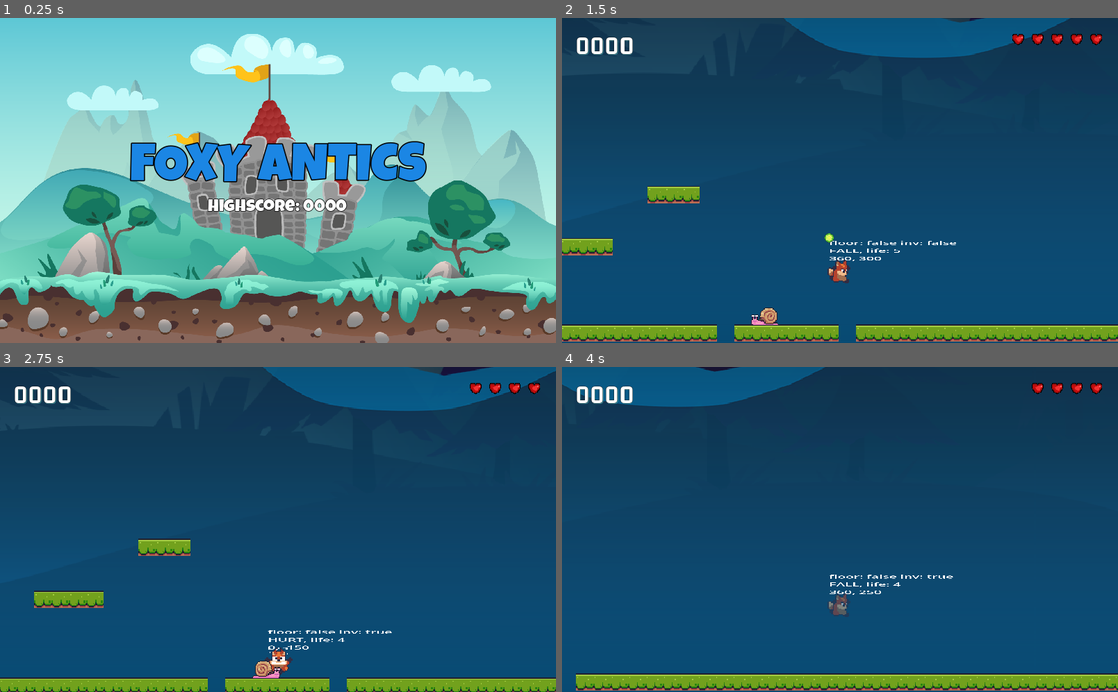
Above: before the commit, frames 1-4 (two rows, left to right).
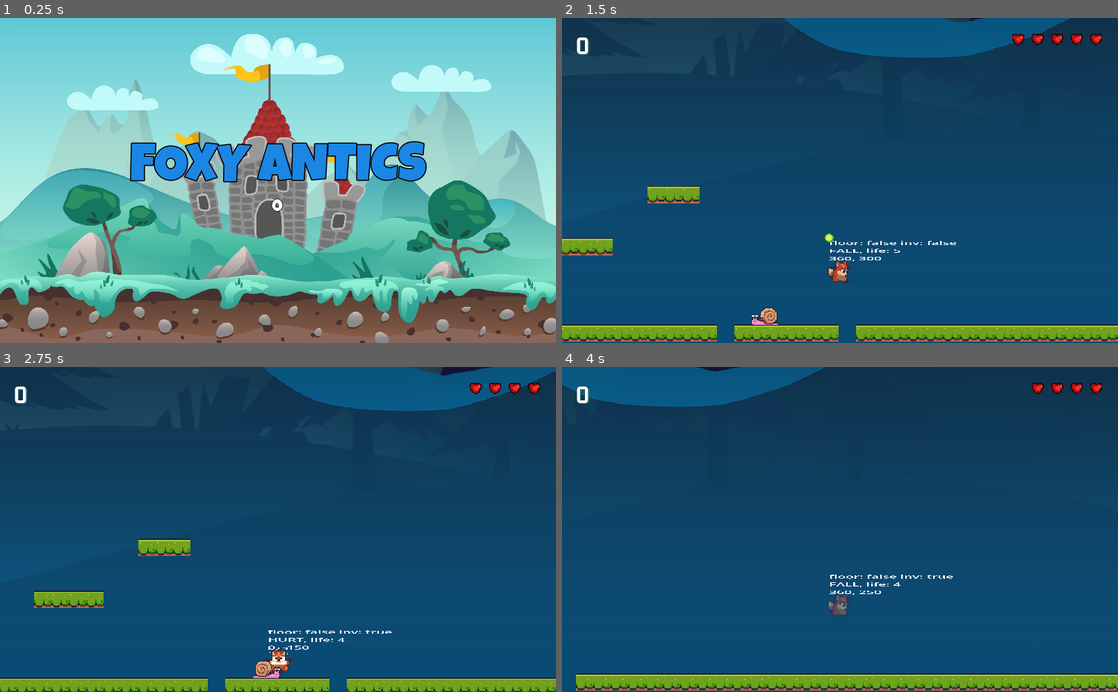
Above: after the commit, the same moments.

Repository: bluewind109/Foxy-Antics
Game: Godot game, scene res://main/main.tscn
Two runs of this game, one before a commit and one after it. Both use one fixed random seed, a clock stepped at 60 frames per second and the inputs below.
Inputs:
- Up to frame 1 (0.25 s): no input
- Up to frame 2 (1.5 s): tap Enter at 0.5 s; hold Right (right) from 0.53 s (still down); tap Space (jump) at 0.6, 0.77, 1.07 s; tap Ctrl (shoot) at 1.35 s
- Up to frame 3 (2.75 s): tap Space (jump) at 1.52, 1.55, 1.82, 2.1 s; release Right (right) at 2.03 s; hold Left (left) from 2.03 s (still down)
- Up to frame 4 (4 s): release Left (left) at 2.78 s; hold Right (right) from 2.78 s (still down); tap Ctrl (shoot) at 2.85 s; tap Space (jump) at 3.02, 3.05, 3.32, 3.6, 3.77 s

The runs differ from the first frame. In frame 1, 0.8% of the frame differs, in the area x 37-63%, y 55-60%; in frame 2, 0.3%; in frame 3, 0.3%; in frame 4, 0.3%.

Commit message:
Add score manager and update score UI

Diff:
--- a/hud/hud.gd
+++ b/hud/hud.gd
@@ -4,6 +4,7 @@
 @onready var vb_level_complete = $EndScreen/VB_LevelComplete
 @onready var vb_game_over = $EndScreen/VB_GameOver
 @onready var hb_hearts = $MC/HB/HB_Hearts
+@onready var score_label = $MC/HB/ScoreLabel
 
 var _hearts: Array
 
@@ -13,6 +14,7 @@
 	SignalManager.on_level_complete.connect(on_level_complete)
 	SignalManager.on_game_over.connect(on_game_over)
 	SignalManager.on_player_hit.connect(on_player_hit)
+	SignalManager.on_score_updated.connect(on_score_updated)
 
 
 # Called every frame. 'delta' is the elapsed time since the previous frame.
@@ -23,6 +25,10 @@
 	elif(vb_game_over.visible == true):
 		if (Input.is_action_just_pressed("jump") == true):
 			GameManager.load_main_scene()
+
+
+func set_text_score(score: int) -> void:
+	score_label.text = str(score)
 
 
 func show_hud() -> void:
@@ -43,3 +49,7 @@
 func on_game_over() -> void:
 	show_hud()
 	vb_game_over.visible = true
+
+
+func on_score_updated(score: int) -> void:
+	set_text_score(score)
--- a/level_base/level_base.gd
+++ b/level_base/level_base.gd
@@ -2,9 +2,12 @@
 
 @onready var player_camera = $PlayerCamera
 @onready var player = $Player
+@onready var hud = $CanvasLayer/HUD
 
 func _ready():
 	Engine.time_scale = 1
+	var score = ScoreManager.get_score()
+	hud.set_text_score(score)
 
 
 func _process(_delta):
--- a/main/main.gd
+++ b/main/main.gd
@@ -1,9 +1,11 @@
 extends CanvasLayer
 
+@onready var label_highscore = $VB/LabelHighscore
 
 # Called when the node enters the scene tree for the first time.
 func _ready():
 	Engine.time_scale = 1
+	label_highscore.text = str(ScoreManager.get_highscore())
 
 
 # Called every frame. 'delta' is the elapsed time since the previous frame.
--- a/project.godot
+++ b/project.godot
@@ -18,8 +18,9 @@
 [autoload]
 
 SignalManager="*res://singletons/signal_manager.gd"
+ScoreManager="*res://singletons/score_manager.gd"
+GameManager="*res://singletons/game_manager.gd"
 SoundManager="*res://singletons/sound_manager.gd"
-GameManager="*res://singletons/game_manager.gd"
 ObjectMaker="*res://singletons/object_maker.gd"
 
 [display]
--- a/singletons/game_manager.gd
+++ b/singletons/game_manager.gd
@@ -9,6 +9,7 @@
 
 func _ready():
 	init_level_scenes()
+	ScoreManager.reset_score()
 
 
 func init_level_scenes() -> void:
@@ -18,6 +19,7 @@
 
 func load_main_scene() -> void:
 	_current_level = 0
+	ScoreManager.reset_score()
 	get_tree().change_scene_to_packed(MAIN_SCENE)
 
 
--- /dev/null
+++ b/singletons/score_manager.gd
@@ -0,0 +1,80 @@
+extends Node
+
+const HS_FILE: String = "user://SCORES.dat"
+const HS_KEY: String = "highscore"
+
+var _score: int = 0
+var _highscore: int = 0
+
+func _ready():
+	load_highscore()
+	SignalManager.on_boss_killed.connect(on_boss_killed)
+	SignalManager.on_pickup_hit.connect(on_pickup_hit)
+	SignalManager.on_enemy_hit.connect(on_enemy_hit)
+
+	SignalManager.on_level_complete.connect(on_level_complete)
+	SignalManager.on_game_over.connect(on_game_over)
+
+
+func update_score(points: int) -> void:
+	_score += points
+	SignalManager.on_score_updated.emit(_score)
+	if (_highscore < _score):
+		_highscore = _score
+	print("update score: ", _score)
+
+
+func get_score() -> int:
+	return _score
+
+
+func get_highscore() -> int:
+	return _highscore
+
+
+func reset_score() -> void:
+	_score = 0
+
+
+func save_highscore() -> void:
+	var file = FileAccess.open(HS_FILE, FileAccess.WRITE)
+
+	var data = {
+		HS_KEY: _highscore
+	}
+
+	file.store_string(JSON.stringify(data))
+	print("saved _highscore: ", data)
+
+
+func load_highscore() -> void:
+	if (FileAccess.file_exists(HS_FILE) == false):
+		return
+
+	var file = FileAccess.open(HS_FILE, FileAccess.READ)
+	var data = JSON.parse_string(file.get_as_text())
+
+	print("data: ", data)
+	if (HS_KEY in data):
+		_highscore = data[HS_KEY]
+		print("loaded _highscore: ", _highscore)
+
+
+func on_boss_killed(points: int) -> void:
+	update_score(points)
+
+
+func on_pickup_hit(points: int) -> void:
+	update_score(points)
+
+
+func on_enemy_hit(points: int, _v: Vector2) -> void:
+	update_score(points)
+
+
+func on_level_complete() -> void:
+	save_highscore()
+
+
+func on_game_over() -> void:
+	save_highscore()
--- a/singletons/signal_manager.gd
+++ b/singletons/signal_manager.gd
@@ -6,3 +6,4 @@
 signal on_player_hit(lives: int)
 signal on_level_complete()
 signal on_game_over()
+signal on_score_updated(score: int)
